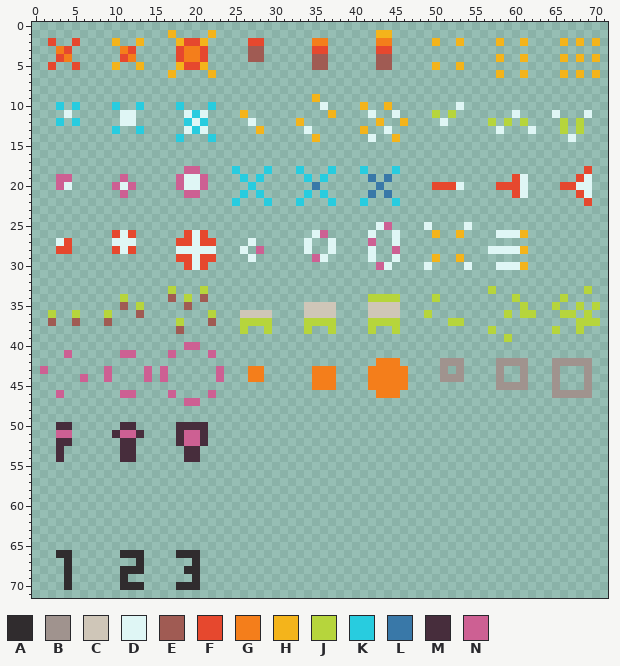
Edited in one commit: pixel-art file (asset_src/graphics/characters/player/spells/spells.ase). The picture above was drawn from the file before the commit.
72x72 pixels, 1 frame.
Palette (. is transparent): A #302c2e  B #a0938e  C #cfc6b8  D #dff6f5  E #a05b53  F #e6482e  G #f47e1b  H #f4b41b  J #b6d53c  K #28ccdf  L #3978a8  M #472d3c  N #cd6093
Pixels before (only the part around the change), first column x 15:
11 ....DKD....H..........H....D..D....J.J.......D....D...D..
12 ....KDK.....D.....H.........H..H....D.....J.J.J....J.J...
13 ....DKD......H.....D......H..D.............D...D...J.J...
14 ...K...K............H......D..H.....................D....
15 .........................................................
16 .........................................................
17 .........................................................
18 ....NN....K...K...K...K...K...K.......................F..
19 ...NDDN....K.K.....K.K.....L.L...............FD......FD..
20 ...NDDN.....K.......L.......L......FFFD....FFFD....FFDD..
21 ....NN.....K.K.....K.K.....L.L...............FD......FD..
22 ..........K...K...K...K...K...K.......................F..
23 .........................................................
24 .........................................................
25 ............................DN....D....D.................
26 ....FDF.............DN.....D..D....H..H....DDDH..........
27 ...FFDFF....D......D..D....N..D..........................
28 ...DDDDD...D.N.....D..D....D..N...........DDDDH..........
29 ...FFDFF....D.......ND.....D..D....H..H..................
30 ....FDF.....................ND....D....D...DDDH..........
31 .........................................................
32 .........................................................
33 ..J...J...................................J...........J..
34 ..E.J.E....................JJJJ....J.........J.....J.....
35 ....E..............CCCC....CCCC...............J...J..J.J.
36 .......J...CCCC....CCCC....CCCC...J.........J.JJ...JJ.J..
37 ...J...E...JJJJ....JJJJ....JJJJ......JJ..............JJJ.
38 ...E.......J..J....J..J....J..J...........J.......J..J...
39 ............................................J............
40 ....NN...................................................
41 ..N....N.................................................
42 ............................GGG.....BBB....BBBB...BBBBB..
43 .N......N...GG......GGG....GGGGG....B.B....B..B...B...B..
44 .N......N...GG......GGG....GGGGG....BBB....B..B...B...B..
45 ....................GGG....GGGGG...........BBBB...B...B..
46 ..N....N....................GGG...................BBBBB..
47 ....NN...................................................
48 .........................................................
49 .........................................................
50 ...MMMM..................................................
After:
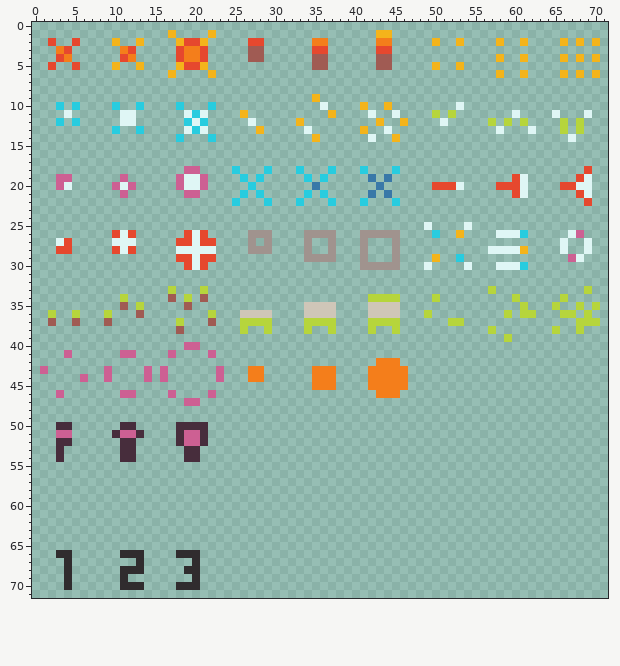
Message: add blink spell
The edit:
y 25: x 43..44 DN -> ..
y 26: x 27..29 ... -> BBB; x 34..37 .DN. -> BBBB; x 41..45 .D..D -> BBBBB; x 50 H -> K; x 61 H -> K; x 67..68 .. -> DN
y 27: x 27 D -> B; x 29 . -> B; x 34 D -> B; x 37 D -> B; x 41..42 .N -> B.; x 45 D -> B; x 66 . -> D; x 69 . -> D
y 28: x 26..29 D.N. -> .BBB; x 34 D -> B; x 37 D -> B; x 41..42 .D -> B.; x 45 N -> B; x 66 . -> D; x 69 . -> D
y 29: x 27 D -> .; x 34..37 .ND. -> BBBB; x 41..42 .D -> B.; x 45 D -> B; x 53 H -> K; x 67..68 .. -> ND
y 30: x 41..45 ..ND. -> BBBBB; x 61 H -> K
y 42: x 51..53 BBB -> ...; x 58..61 BBBB -> ....; x 65..69 BBBBB -> .....
y 43: x 51 B -> .; x 53 B -> .; x 58 B -> .; x 61 B -> .; x 65 B -> .; x 69 B -> .
y 44: x 51..53 BBB -> ...; x 58 B -> .; x 61 B -> .; x 65 B -> .; x 69 B -> .
y 45: x 58..61 BBBB -> ....; x 65 B -> .; x 69 B -> .
y 46: x 65..69 BBBBB -> .....
Where, in picture pixels (left, top, right, bottom), the same in both pictures:
changed: (304, 222, 464, 270)
changed: (240, 230, 272, 262)
changed: (520, 230, 528, 238)
added: (560, 230, 592, 262)
changed: (520, 262, 528, 270)
erased: (440, 358, 464, 382)
erased: (496, 358, 592, 398)
